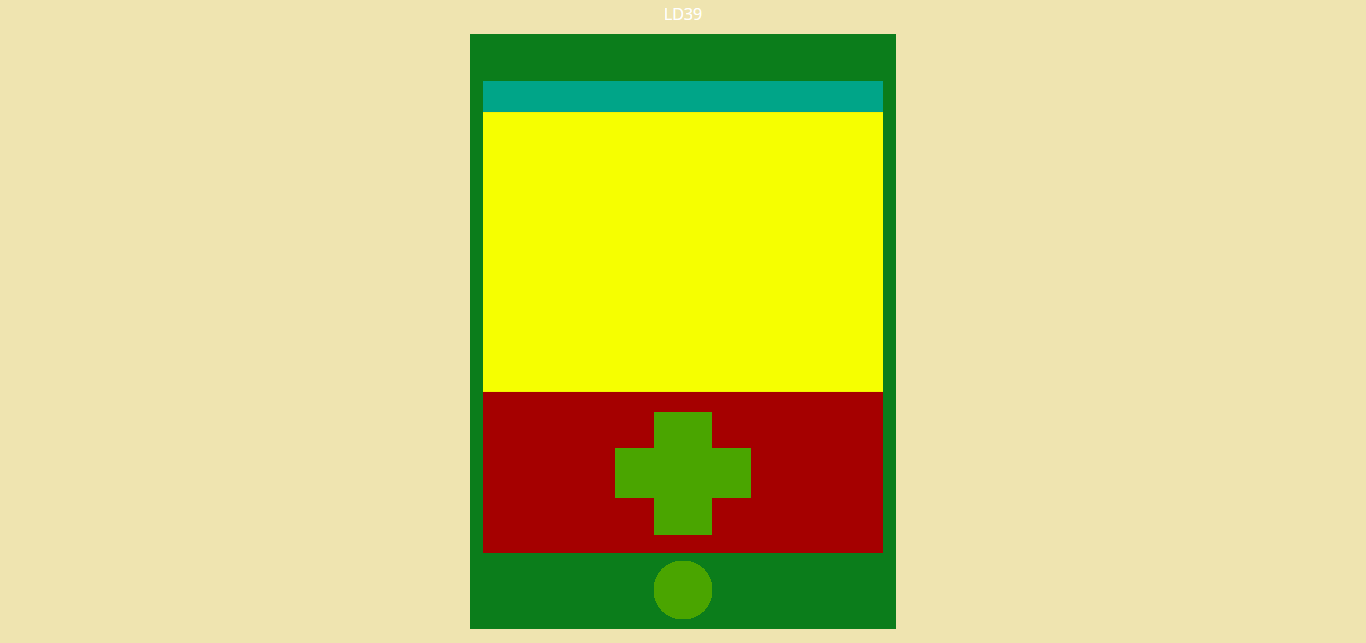
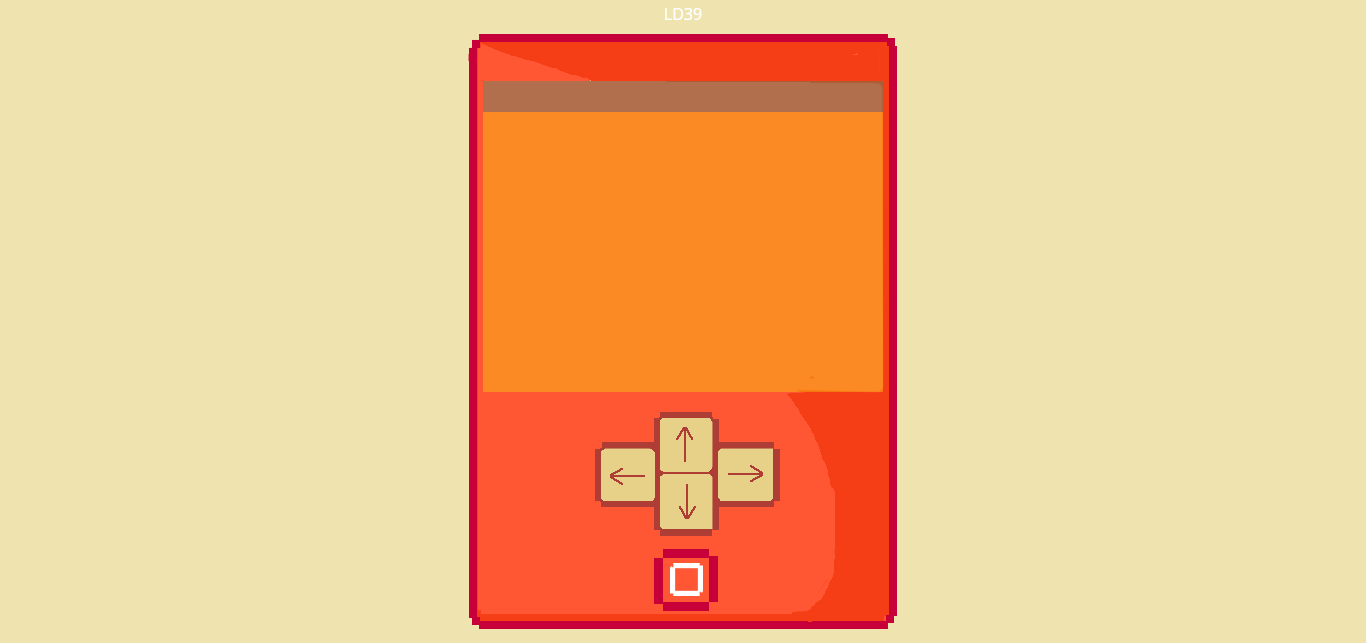
Two versions of the same layered image (1366x643). Layer-by-layer changes:
added group "Group 1" with 13 layers above "Layer 1" over [468, 34, 897, 629]
hid "DPad", opacity 100% → 30%, moved it into group "Group 1" over [615, 412, 751, 535]
"StatusBar": opacity 100% → 30%, moved it into group "Group 1" over [483, 81, 883, 112]
"GameScreen": opacity 100% → 30%, moved it into group "Group 1" over [483, 112, 883, 392]
added group "phone" with 6 layers in group "Group 1" over [468, 34, 897, 629]
added layer "Layer 30" in group "phone" over [595, 442, 657, 507]
added layer "Layer 29" in group "phone" over [718, 442, 780, 507]
added layer "Layer 33 copy" in group "phone" over [654, 412, 719, 536]
added layer "Layer 28" in group "phone" over [468, 34, 897, 629]
added layer "Layer 2" in group "phone" over [469, 34, 897, 629]
hid "HomeButton", moved it into group "Group 1" over [654, 561, 712, 619]
hid "PhoneScreen", opacity 100% → 30%, moved it into group "Group 1" over [483, 81, 883, 553]
hid "Phone", opacity 100% → 30%, moved it into group "Group 1" over [470, 34, 896, 629]
